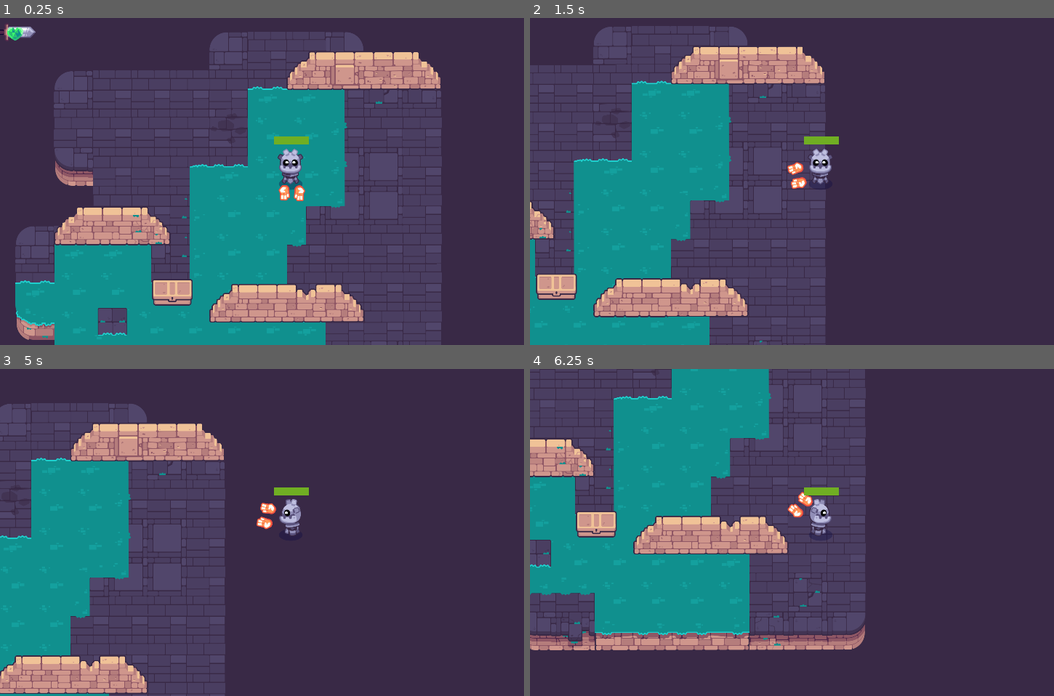
Above: before the commit, frames 1-4 (two rows, left to right).
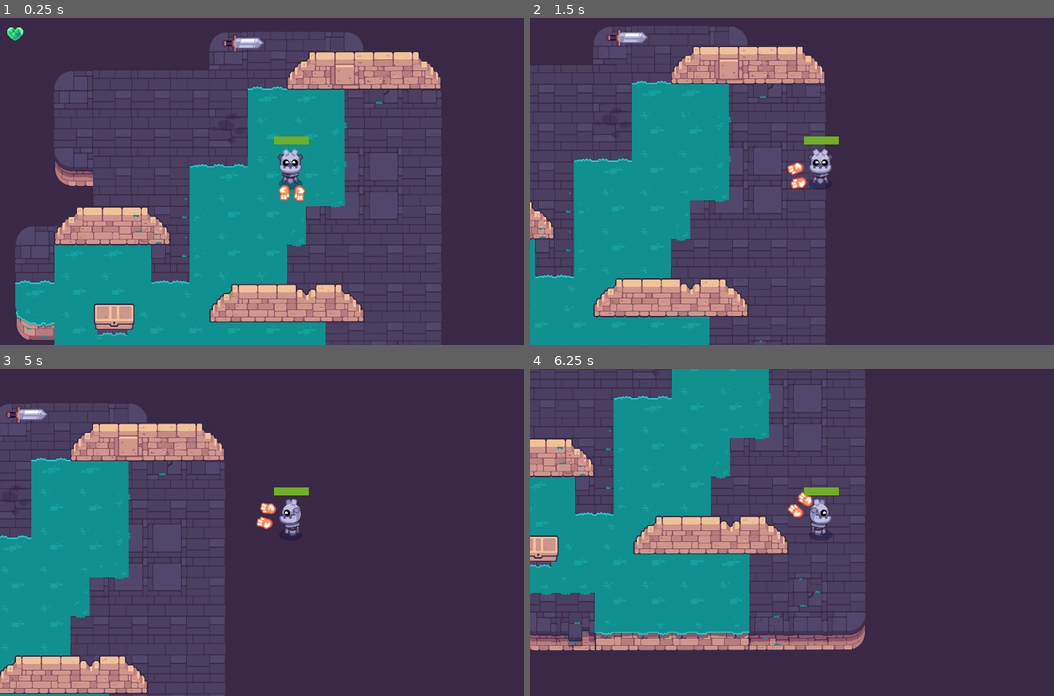
Above: after the commit, the same moments.

Repository: Gaymer7750/Path-of-Sorcerers-Game
Game: Godot game, scene res://Scenes/test.tscn
Two runs of this game, one before a commit and one after it. Both use one fixed random seed, a clock stepped at 60 frames per second and the inputs below.
Inputs (mouse positions are in pixels of both pictures, inside the frame that each line leads up to):
- Up to frame 1 (0.25 s): no input
- Up to frame 2 (1.5 s): tap Enter at 0.5 s; move the mouse to (949, 165) at 0.52 s; hold D (move_right) 0.53-1.28 s; click (949, 165) at 0.6 s; tap Space at 0.77 s; move the mouse to (702, 197) at 1.27 s; hold S (move_down) from 1.28 s (still down); tap Z at 1.35 s
- Up to frame 3 (5 s): tap Space at 1.52, 3.02, 3.77, 4.52 s; move the mouse to (351, 460) at 2.02 s; release S (move_down) at 2.03 s; hold D (move_right) 2.03-2.78 s; click (351, 460) at 2.1 s; move the mouse to (262, 597) at 2.77 s; hold W (move_up) 2.78-3.53 s; tap Z at 2.85, 4.35 s; click (262, 597) at 2.92 s; move the mouse to (466, 581) at 3.52 s; hold A (move_left) from 3.53 s (still down); click (466, 581) at 3.6 s; move the mouse to (115, 483) at 4.27 s
- Up to frame 4 (6.25 s): move the mouse to (849, 532) at 5.02 s; release A (move_left) at 5.03 s; hold S (move_down) 5.03-5.78 s; click (849, 532) at 5.1 s; move the mouse to (734, 450) at 5.77 s; hold D (move_right) from 5.78 s (still down); tap Z at 5.85 s; tap Space at 6.02 s

The runs differ from the first frame. In frame 1, 1.6% of the frame differs, in the area x 0-51%, y 1-96%; in frame 2, 0.8%; in frame 3, 0.2%; in frame 4, 1.1%.

Commit message:
L12 chest reopen fix

Diff:
--- a/M10.twin_stick_workbook/Scenes/test.tscn
+++ b/M10.twin_stick_workbook/Scenes/test.tscn
@@ -14,8 +14,9 @@
 position = Vector2(910, 493)
 
 [node name="Mob" parent="." instance=ExtResource("3_qceth")]
+position = Vector2(753, 37)
 
 [node name="Pickup" parent="." instance=ExtResource("4_s804d")]
 
 [node name="Chest" parent="." instance=ExtResource("5_63nan")]
-position = Vector2(519, 856)
+position = Vector2(327, 937)
--- a/M10.twin_stick_workbook/chest.gd
+++ b/M10.twin_stick_workbook/chest.gd
@@ -6,13 +6,6 @@
 var is_open := false
 
 # Called when the node enters the scene tree for the first time.
-func _ready() -> void:
-	open()
-
-func open():
-	if is_open:
-		return
-	is_open = true
 
 # Called every frame. 'delta' is the elapsed time since the previous frame.
 func _process(delta: float) -> void:
@@ -22,9 +15,12 @@
 func _on_body_entered(body: Node2D) -> void:
 	if body is Player:
 		is_player_near = true
-
+	if is_open:
+		return
+	is_open = true
 	oppen.play("open")
 	print("fhfsd")
+
 
 
 func _on_body_exited(body: Node2D) -> void:
--- a/M10.twin_stick_workbook/chest.tscn
+++ b/M10.twin_stick_workbook/chest.tscn
@@ -6,6 +6,33 @@
 
 [sub_resource type="RectangleShape2D" id="RectangleShape2D_6curp"]
 size = Vector2(115, 71)
+
+[sub_resource type="Animation" id="Animation_ypsu4"]
+length = 0.001
+tracks/0/type = "value"
+tracks/0/imported = false
+tracks/0/enabled = true
+tracks/0/path = NodePath("ChestLargeTop:position")
+tracks/0/interp = 1
+tracks/0/loop_wrap = true
+tracks/0/keys = {
+"times": PackedFloat32Array(0),
+"transitions": PackedFloat32Array(1),
+"update": 0,
+"values": [Vector2(0, 2)]
+}
+tracks/1/type = "value"
+tracks/1/imported = false
+tracks/1/enabled = true
+tracks/1/path = NodePath("ChestLargeTop:rotation")
+tracks/1/interp = 1
+tracks/1/loop_wrap = true
+tracks/1/keys = {
+"times": PackedFloat32Array(0),
+"transitions": PackedFloat32Array(1),
+"update": 0,
+"values": [0.0]
+}
 
 [sub_resource type="Animation" id="Animation_clykp"]
 resource_name = "open"
@@ -32,33 +59,6 @@
 "transitions": PackedFloat32Array(1, 1),
 "update": 0,
 "values": [0.0, 0.436332]
-}
-
-[sub_resource type="Animation" id="Animation_ypsu4"]
-length = 0.001
-tracks/0/type = "value"
-tracks/0/imported = false
-tracks/0/enabled = true
-tracks/0/path = NodePath("ChestLargeTop:position")
-tracks/0/interp = 1
-tracks/0/loop_wrap = true
-tracks/0/keys = {
-"times": PackedFloat32Array(0),
-"transitions": PackedFloat32Array(1),
-"update": 0,
-"values": [Vector2(0, 2)]
-}
-tracks/1/type = "value"
-tracks/1/imported = false
-tracks/1/enabled = true
-tracks/1/path = NodePath("ChestLargeTop:rotation")
-tracks/1/interp = 1
-tracks/1/loop_wrap = true
-tracks/1/keys = {
-"times": PackedFloat32Array(0),
-"transitions": PackedFloat32Array(1),
-"update": 0,
-"values": [0.0]
 }
 
 [sub_resource type="AnimationLibrary" id="AnimationLibrary_qatkp"]
